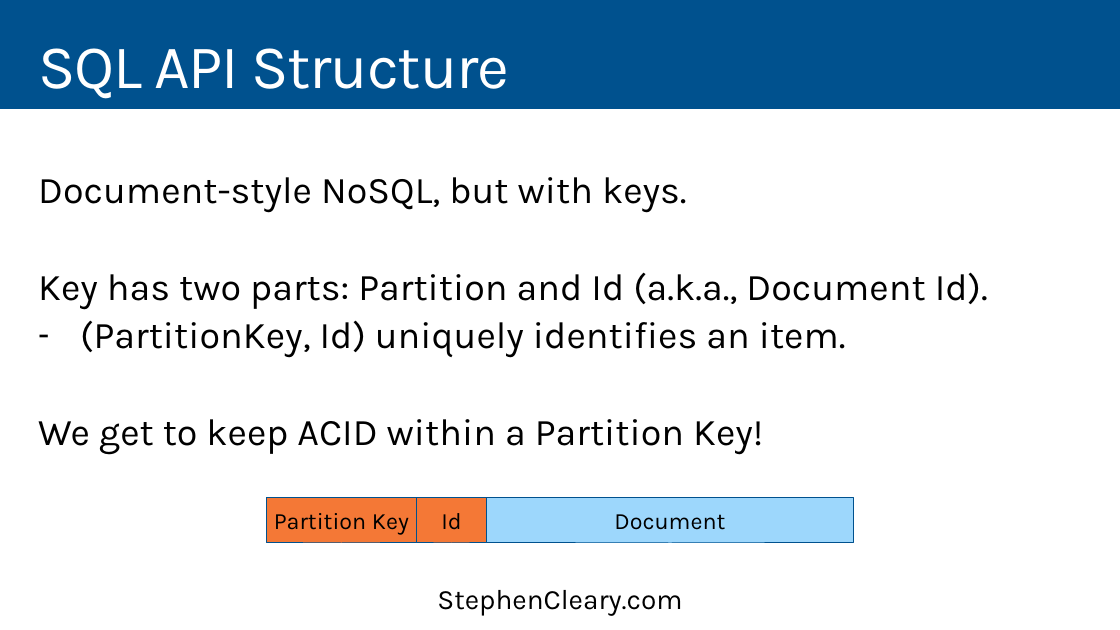
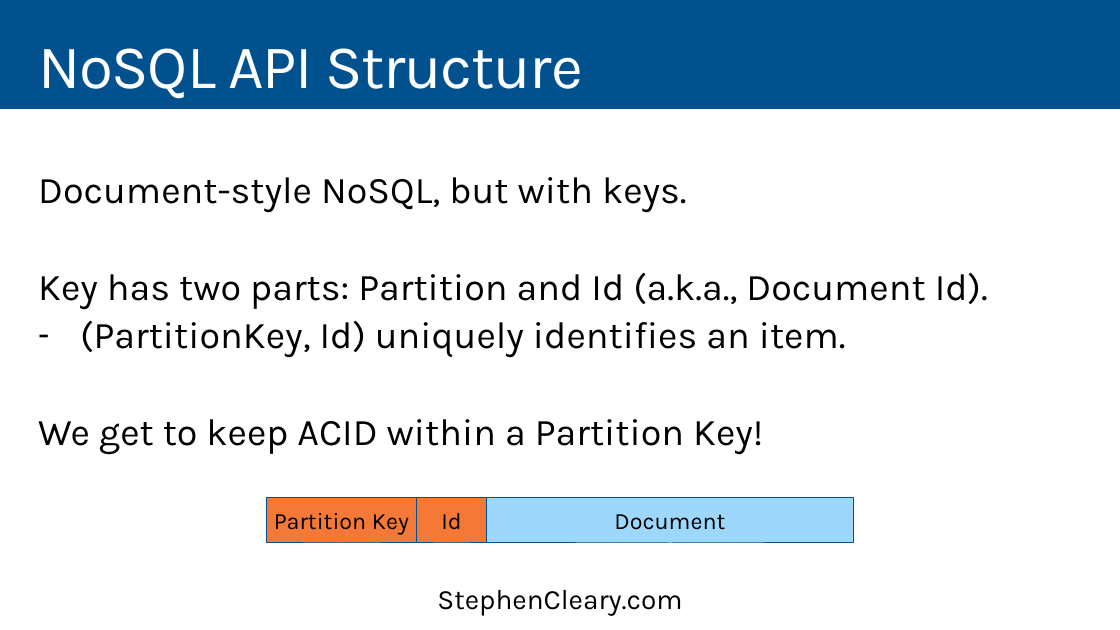
Before and after one commit to StephenCleary/Presentations, a slide deck: slide 12 of CosmosDB/CosmosDB - 16.9.pptx. Drawn at 1120x630 pixels with LibreOffice and Linux fonts; fonts in the diff are those of the drawing. Boxes give left, top, right and bottom in pixels: in the first picture for what was removed or moved away, otherwise in the second. Text is boxed around its words. In the diff, an @@ line names an element or a change of style, - is before the commit and + after.

```diff
--- a/CosmosDB/CosmosDB - 16.9.pptx
+++ b/CosmosDB/CosmosDB - 16.9.pptx
@@ title at [38,48,583,99]: text changed @@
-SQL API Structure
+NoSQL API Structure
```
Also in this commit, not shown: 15 other slides changed, 4 other files.
